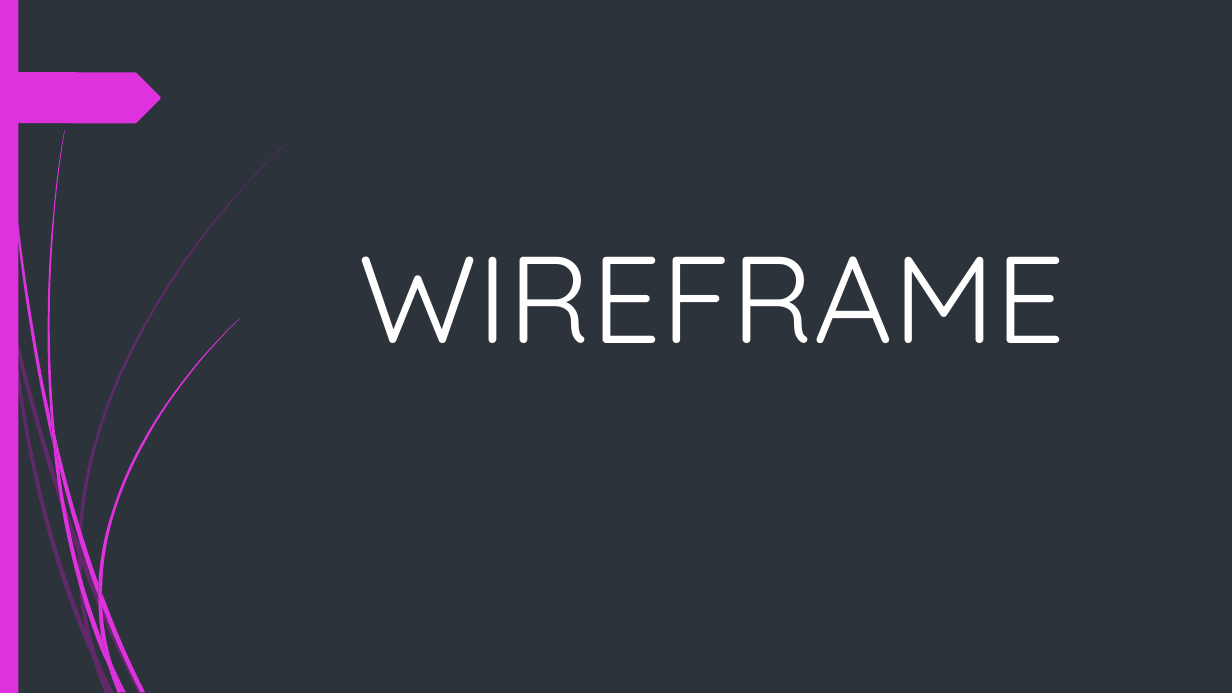
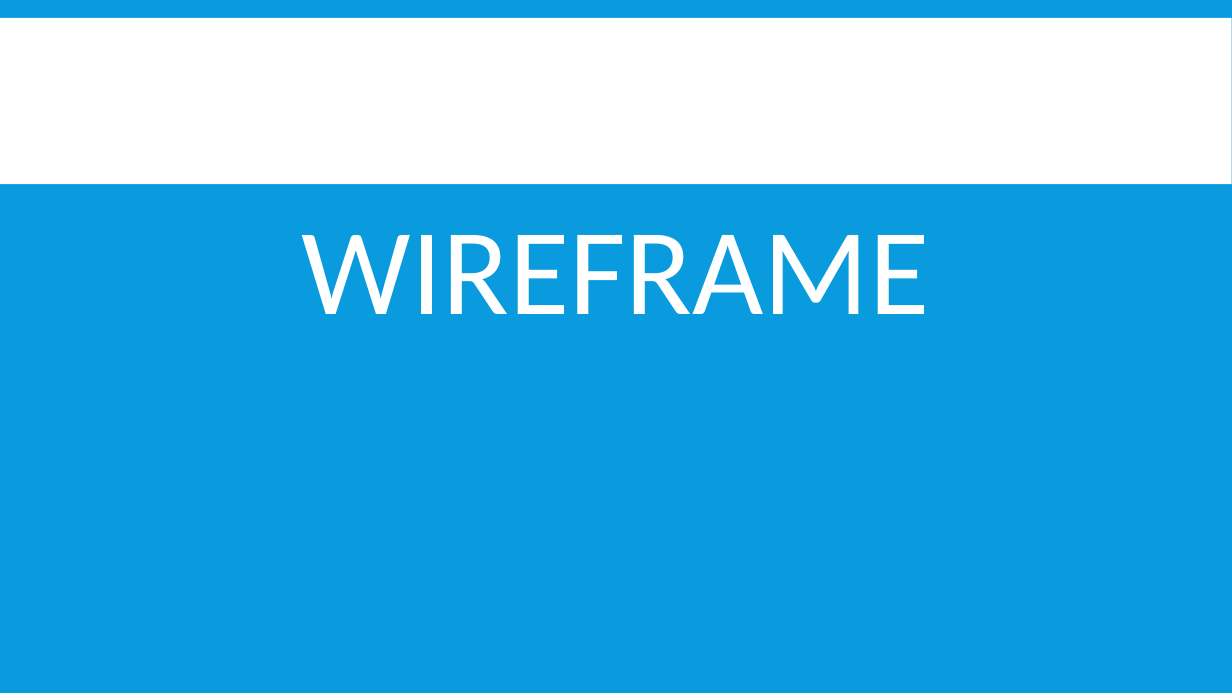
Before and after one commit to abcereno/miniproject1, a slide deck: slide 11 of MINI PROJECT 1 final.pptx. Drawn at 1232x693 pixels with LibreOffice and Linux fonts; fonts in the diff are those of the drawing; background and template pictures are left out. Boxes give left, top, right and bottom in pixels: in the first picture for what was removed or moved away, otherwise in the second. Text is boxed around its words. In the diff, an @@ line names an element or a change of style, - is before the commit and + after.

```diff
--- a/MINI PROJECT 1 final.pptx
+++ b/MINI PROJECT 1 final.pptx
@@ background #2C333A to #099BDD @@
@@ rectangle removed at [0, 0, 18, 693] @@
@@ rectangle added at [0, 18, 1232, 184], fill #FFFFFF @@
@@ freeform shape removed at [0, 72, 161, 123] @@
@@ text "WIREFRAME": place and size @@
-text "WIREFRAME" at [359, 256, 1065, 343]
+text "WIREFRAME" at [302, 235, 929, 314]
@@ text "WIREFRAME" at [302, 235, 929, 314]: font Quicksand to Calibri; line spacing 1 to 0.9; more space between paragraphs @@
@@ group removed at [0, 141, 288, 693]: 10 freeform shapes @@
@@ group removed at [3, 0, 240, 693]: 12 freeform shapes @@
```
Also in this commit, not shown: 19 other slides changed, 2 slides added, 1 slide removed.
